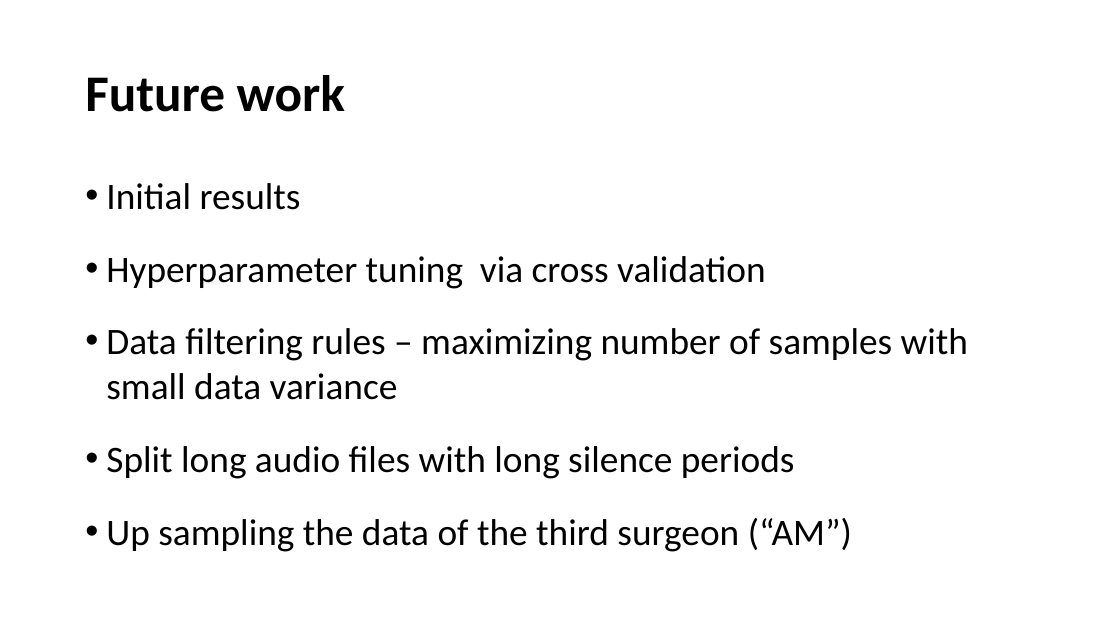
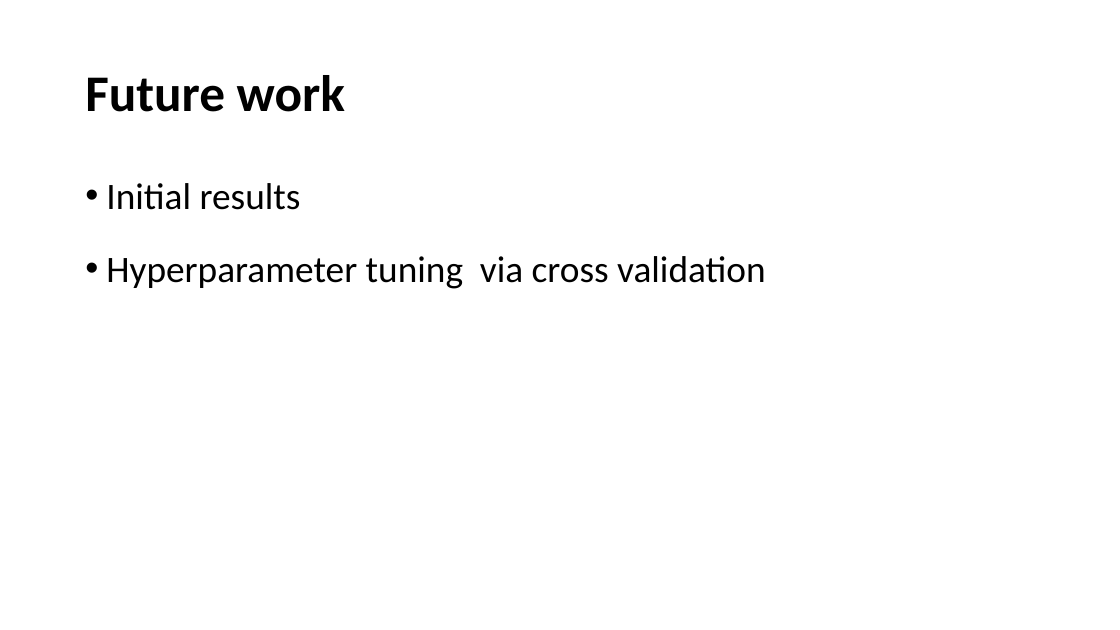
Before and after one commit to chensh3/word2vec_vs_glove, a slide deck: slide 10 of mid_term.pptx (slide 8 before the commit). Drawn at 1120x630 pixels with LibreOffice and Linux fonts; fonts in the diff are those of the drawing. Boxes give left, top, right and bottom in pixels: in the first picture for what was removed or moved away, otherwise in the second. Text is boxed around its words. In the diff, an @@ line names an element or a change of style, - is before the commit and + after.

```diff
--- a/mid_term.pptx
+++ b/mid_term.pptx
@@ text at (106, 328, 968, 552): paragraphs removed @@
-• Data filtering rules – maximizing number of samples with small data variance
-• Split long audio files with long silence periods
-• Up sampling the data of the third surgeon (“AM”)
```
Also in this commit, not shown: 1 other slide changed, 3 slides added, 1 slide removed, 4 other files.
